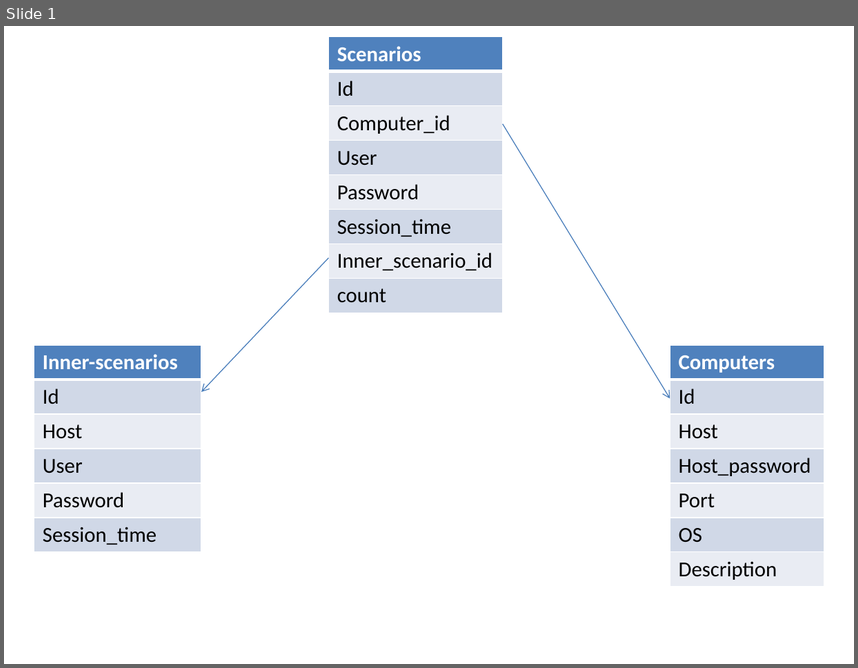
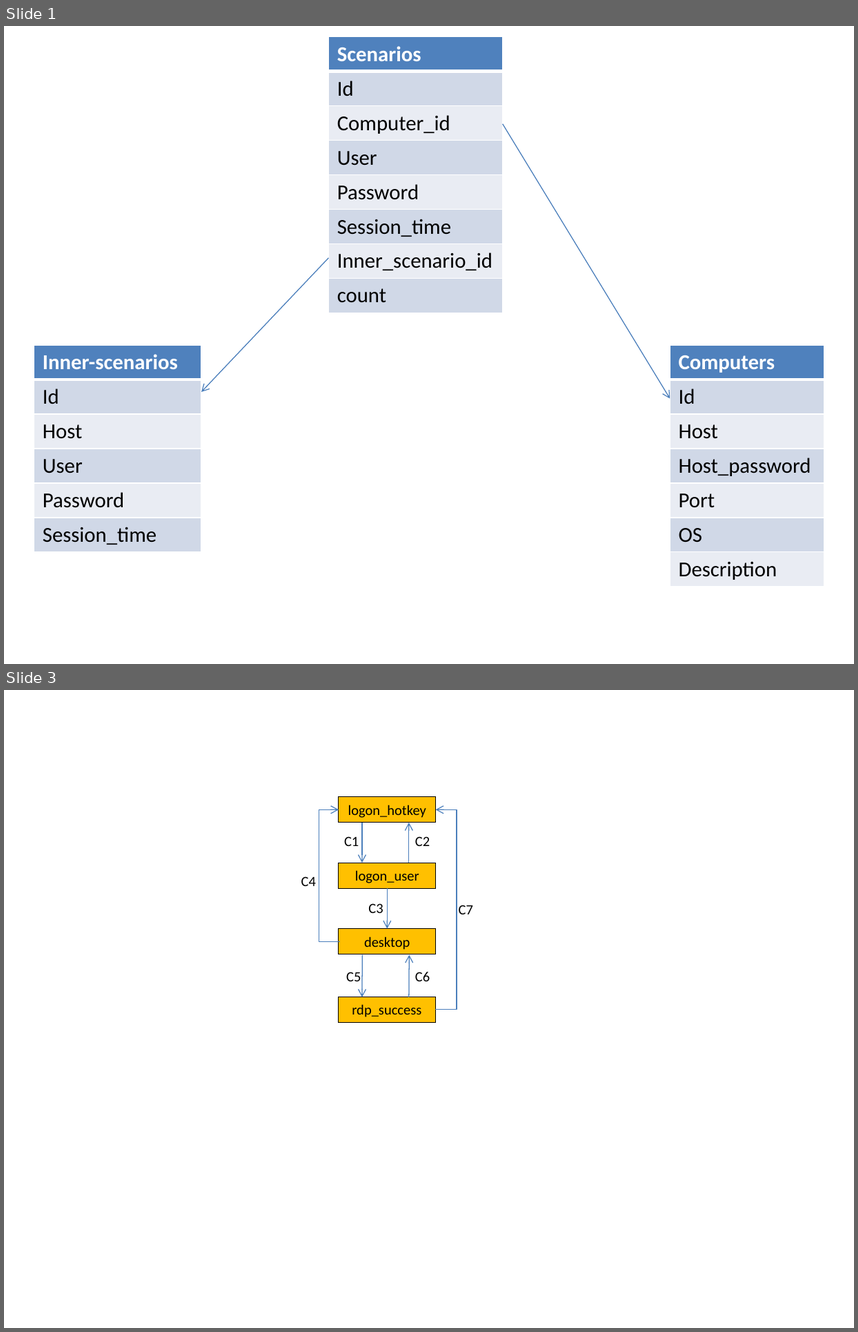
Before and after one commit to aragats/HPI, a slide deck: Research School/Retreat/Fall 2014/retreat release/A.Amirkhanyan/Scenario relations.pptx. Shown one above the other, each under a label of ours: slide 1 before the commit, slides 1 and 3 after it; the slides between them are not shown. The pictures are 858x668 and 858x1332 pixels, drawn with LibreOffice and Linux fonts; fonts in the diff are those of the drawing. Boxes give left, top, right and bottom in pixels: in the first picture for what was removed or moved away, otherwise in the second. Text is boxed around its words. In the diff, an @@ line names an element or a change of style, - is before the commit and + after.

```diff
--- a/Research School/Retreat/Fall 2014/retreat release/A.Amirkhanyan/Scenario relations.pptx
+++ b/Research School/Retreat/Fall 2014/retreat release/A.Amirkhanyan/Scenario relations.pptx
@@ slide 3 added at (x1=4, y1=690, x2=854, y2=1328), background #FFFFFF @@
@@ elbow arrow added from (340, 942) to (339, 810), #4B7EBC 0.75 pt @@
@@ rectangle added at (x1=339, y1=797, x2=436, y2=822), fill #FFC000, outline #000000 0.75 pt, 12 pt, text #000000 @@
+logon_hotkey
@@ elbow arrow added from (436, 1009) to (436, 810), #4B7EBC 0.75 pt @@
@@ arrow added from (362, 822) to (362, 862), #4B7EBC 0.75 pt @@
@@ arrow added from (408, 862) to (408, 822), #4B7EBC 0.75 pt @@
@@ text added at (x1=344, y1=836, x2=359, y2=846), 12 pt, text #000000 @@
+C1
@@ text added at (x1=415, y1=836, x2=430, y2=846), 12 pt, text #000000 @@
+C2
@@ rectangle added at (x1=339, y1=862, x2=436, y2=888), fill #FFC000, outline #000000 0.75 pt, 12 pt, text #000000 @@
+logon_user
@@ text added at (x1=301, y1=876, x2=316, y2=886), 12 pt, text #000000 @@
+C4
@@ arrow added from (388, 888) to (388, 929), #4B7EBC 0.75 pt @@
@@ text added at (x1=368, y1=903, x2=383, y2=913), 12 pt, text #000000 @@
+C3
@@ text added at (x1=459, y1=905, x2=473, y2=914), 12 pt, text #000000 @@
+C7
@@ rectangle added at (x1=339, y1=929, x2=436, y2=954), fill #FFC000, outline #000000 0.75 pt, 12 pt, text #000000 @@
+desktop
@@ arrow added from (363, 954) to (362, 997), #4B7EBC 0.75 pt @@
@@ arrow added from (408, 997) to (410, 954), #4B7EBC 0.75 pt @@
@@ text added at (x1=346, y1=972, x2=361, y2=981), 12 pt, text #000000 @@
+C5
@@ text added at (x1=415, y1=972, x2=430, y2=981), 12 pt, text #000000 @@
+C6
@@ rectangle added at (x1=338, y1=996, x2=435, y2=1021), fill #FFC000, outline #000000 0.75 pt, 12 pt, text #000000 @@
+rdp_success
```
Also in this commit, not shown: 1 slide changed, 1 other slide added.
